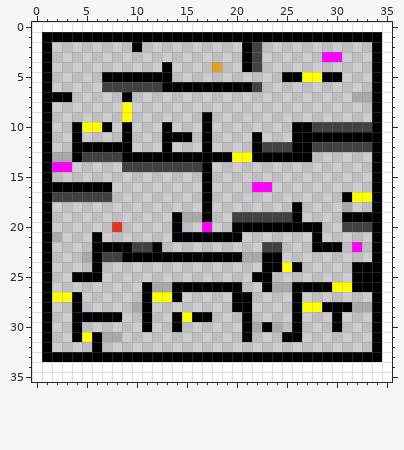
Pixel-art sprite, stored at AridArnold/Content/Campaigns/MainCampaign/Levels/0509.png. Above: the version before the commit.
The file is 36x36 pixels. Colours within 5 levels of each other are drawn and written as one.
After the commit:
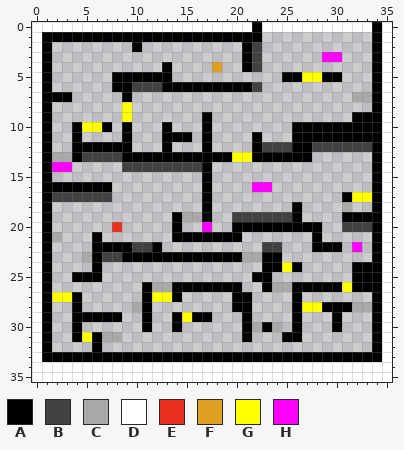
Palette (. is transparent): A #000000  B #404040fd  C #a9a9a9  D #ffffff  E #ea301f  F #e0a021  G #ffff00  H #fe00fe
From old to new:
The author put colour A in row 9 at x 32 to 33.
Colour B becomes colour A in row 6 at x 8 to 9; in row 10 at x 28 to 33.
Colour D becomes colour A in row 0 at x 22 and 34.
Colour G becomes colour A in row 26 at x 30.
The author cleared colour A in row 1 at x 23 to 33; in row 5 at x 7.
The author cleared colour B in row 6 at x 7.
Boxes around the changes in both pictures, in picture pixels (x1, y1, x2, y2):
changed: (252, 22, 382, 42)
changed: (102, 72, 132, 92)
changed: (312, 112, 372, 132)
changed: (332, 282, 342, 292)
